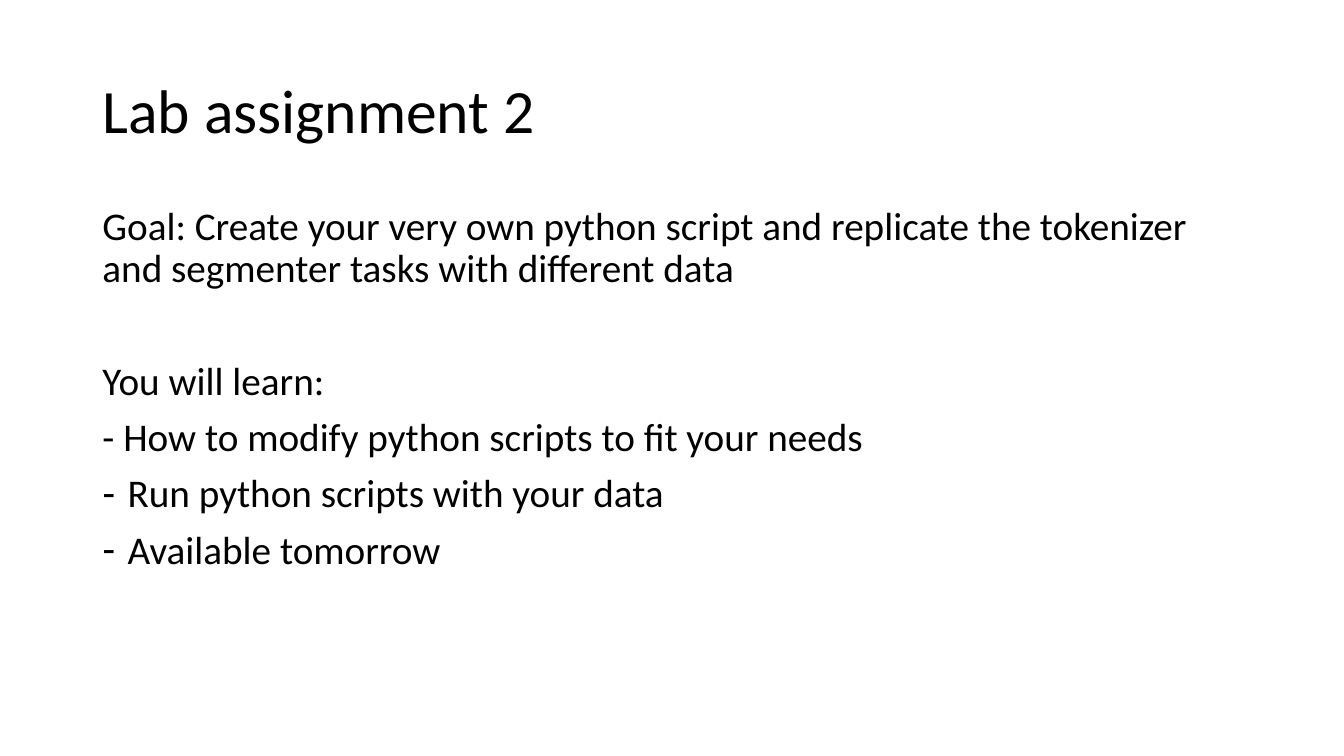
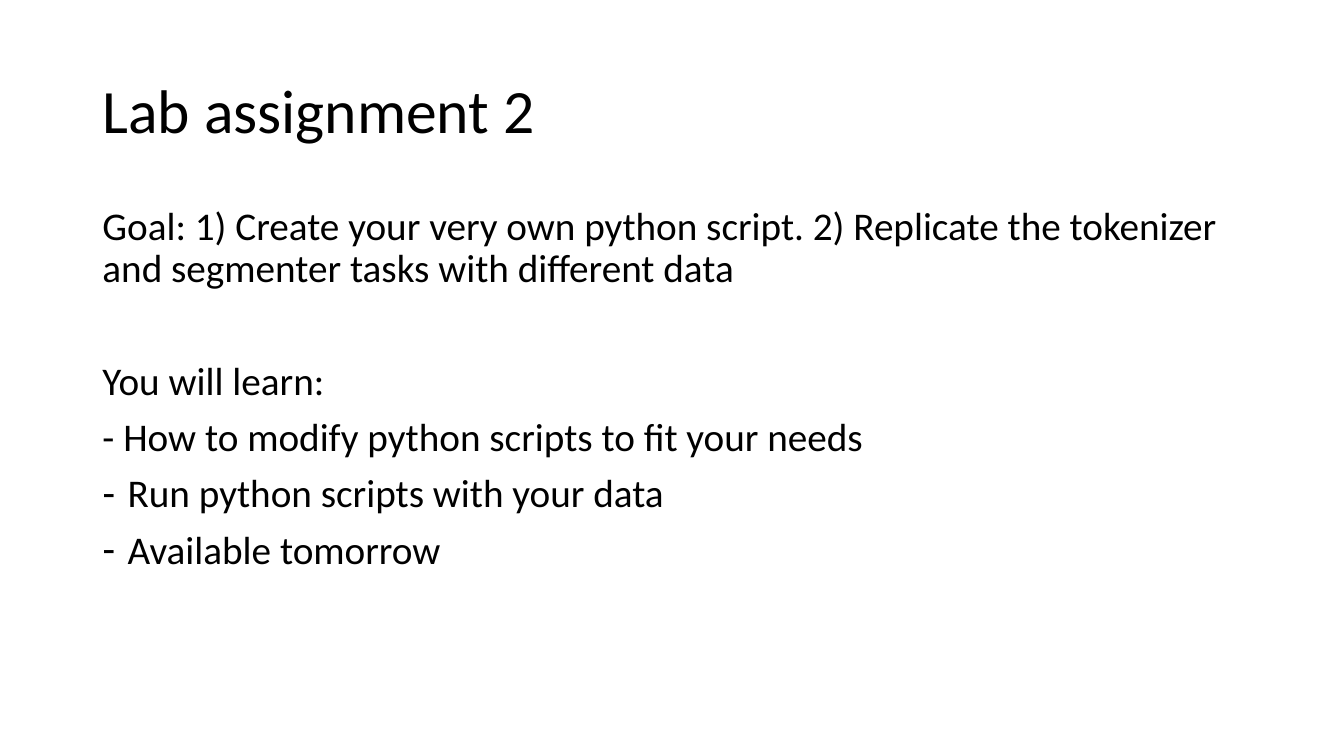
Before and after one commit to falconrr/NLP4SPanish2022, a slide deck: slide 11 of Week 2/Classes/Clases3-4.pptx. Drawn at 1344x756 pixels with LibreOffice and Linux fonts; fonts in the diff are those of the drawing. Boxes give left, top, right and bottom in pixels: in the first picture for what was removed or moved away, otherwise in the second. Text is boxed around its words. In the diff, an @@ line names an element or a change of style, - is before the commit and + after.

```diff
--- a/Week 2/Classes/Clases3-4.pptx
+++ b/Week 2/Classes/Clases3-4.pptx
@@ text at (102, 211, 1217, 289): text changed @@
-Goal: Create your very own python script and replicate the tokenizer and segmenter tasks with different data
+Goal: 1) Create your very own python script. 2) Replicate the tokenizer and segmenter tasks with different data
```
Also in this commit, not shown: 2 other slides changed, 3 other files.
